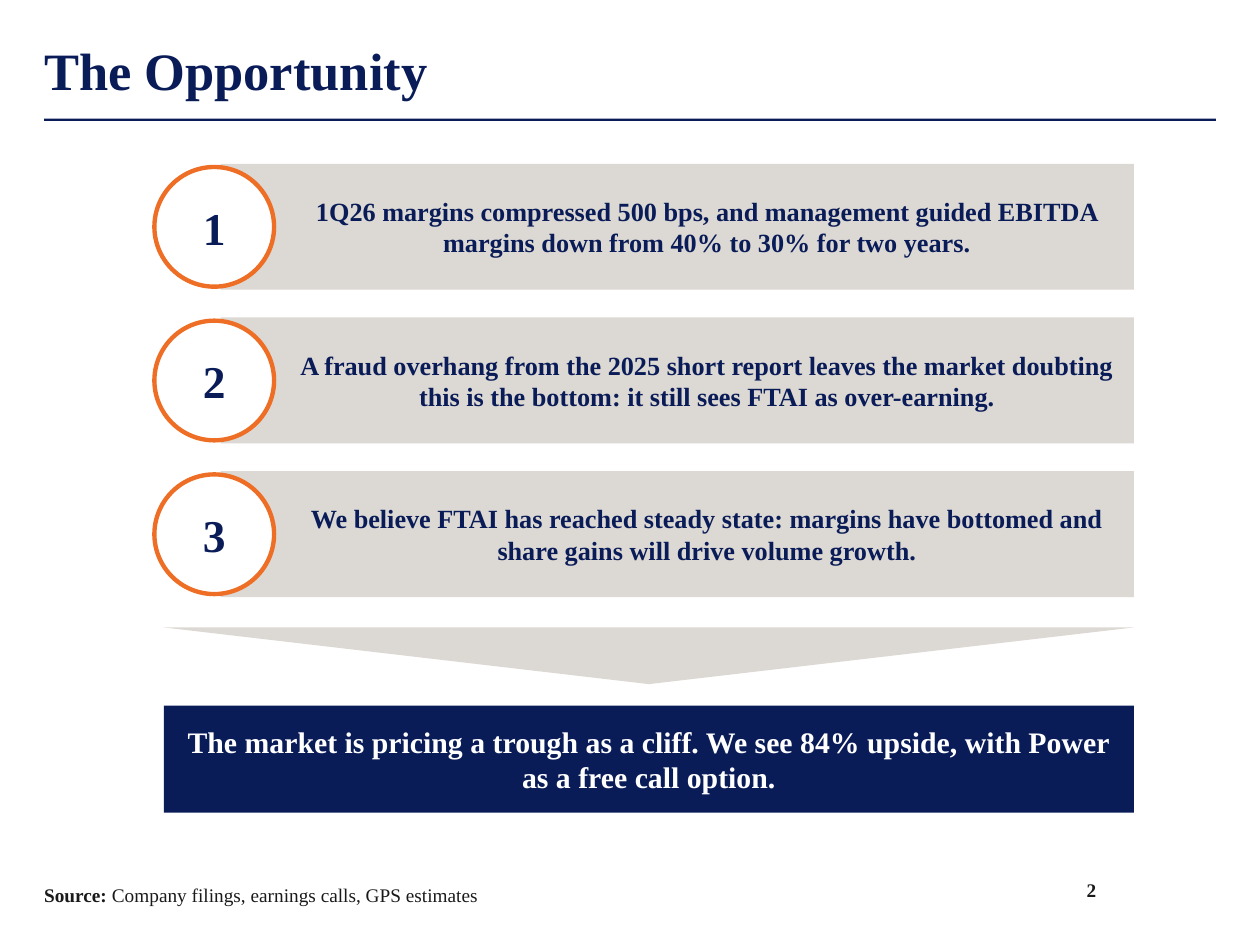
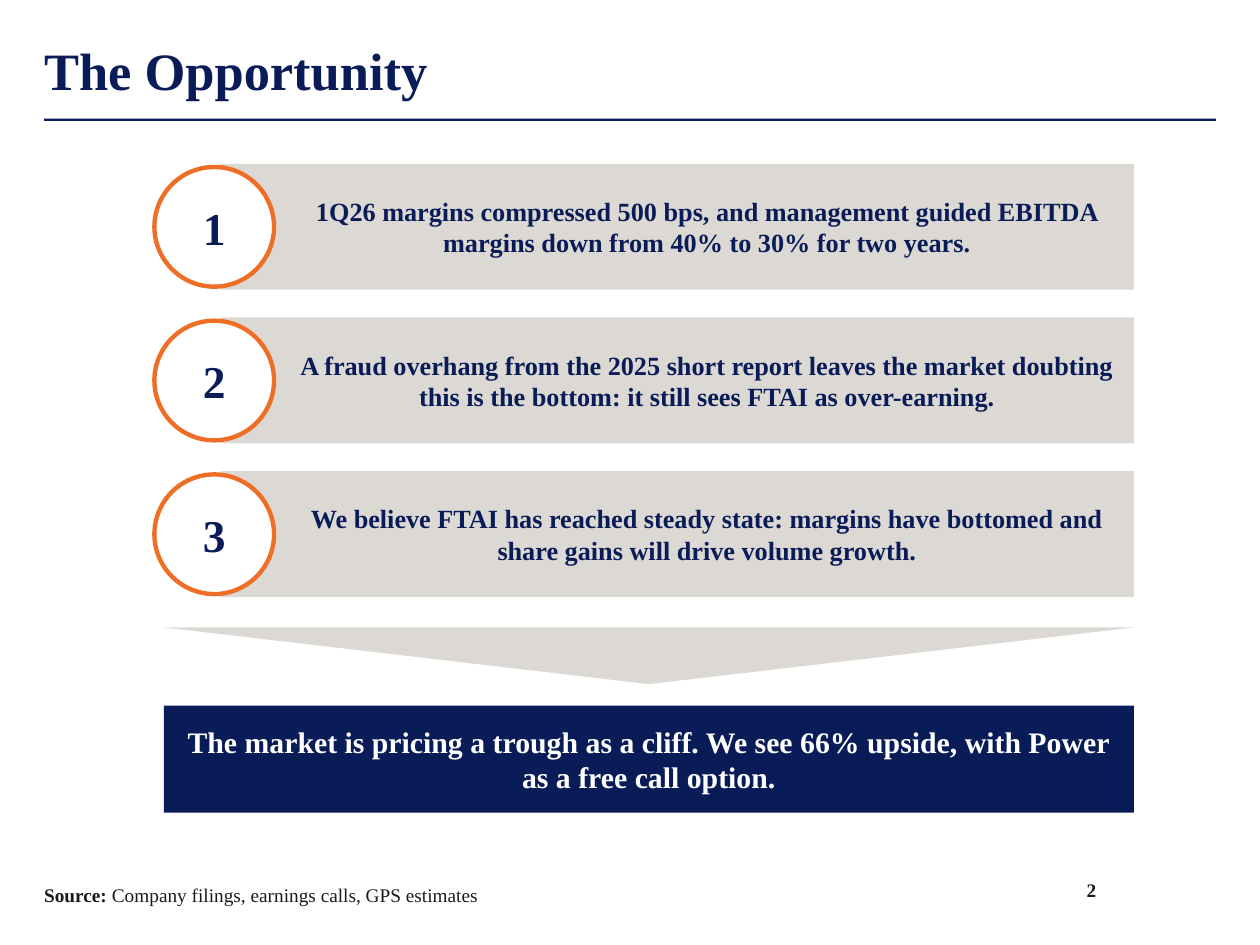
Before and after one commit to maxlsmls-dot/SPOT, a slide deck: slide 2 of deck/FTAI_Long_Pitch.pptx. Drawn at 1260x945 pixels with LibreOffice and Linux fonts; fonts in the diff are those of the drawing; background and template pictures are left out. Boxes give left, top, right and bottom in pixels: in the first picture for what was removed or moved away, otherwise in the second. Text is boxed around its words. In the diff, an @@ line names an element or a change of style, - is before the commit and + after.

```diff
--- a/deck/FTAI_Long_Pitch.pptx
+++ b/deck/FTAI_Long_Pitch.pptx
@@ text in rectangle at <box>188,732,1109,794</box>: text changed @@
-The market is pricing a trough as a cliff. We see 84% upside, with Power as a free call option.
+The market is pricing a trough as a cliff. We see 66% upside, with Power as a free call option.
```
Also in this commit, not shown: 1 other slide changed, 1 other file.
